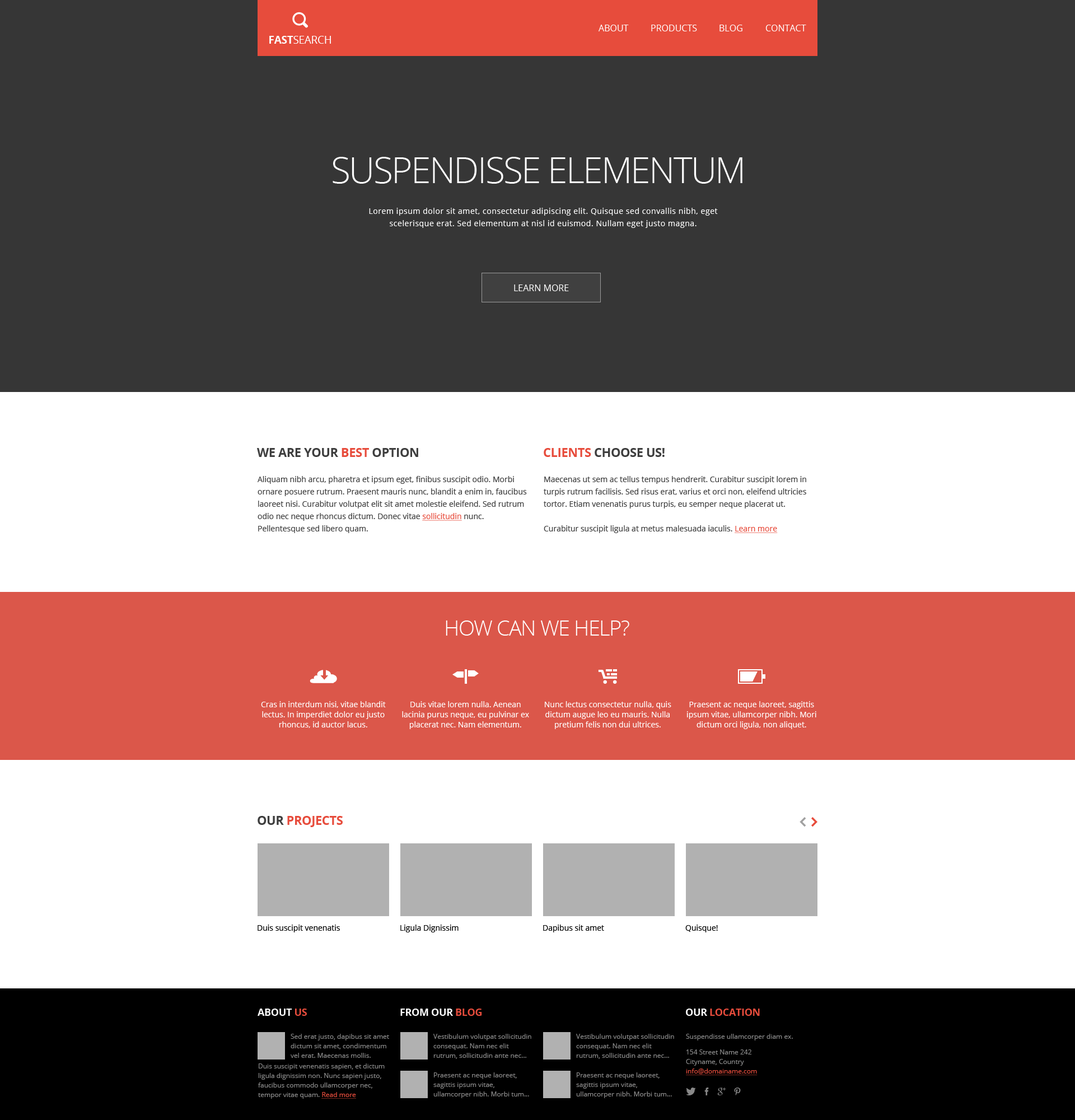
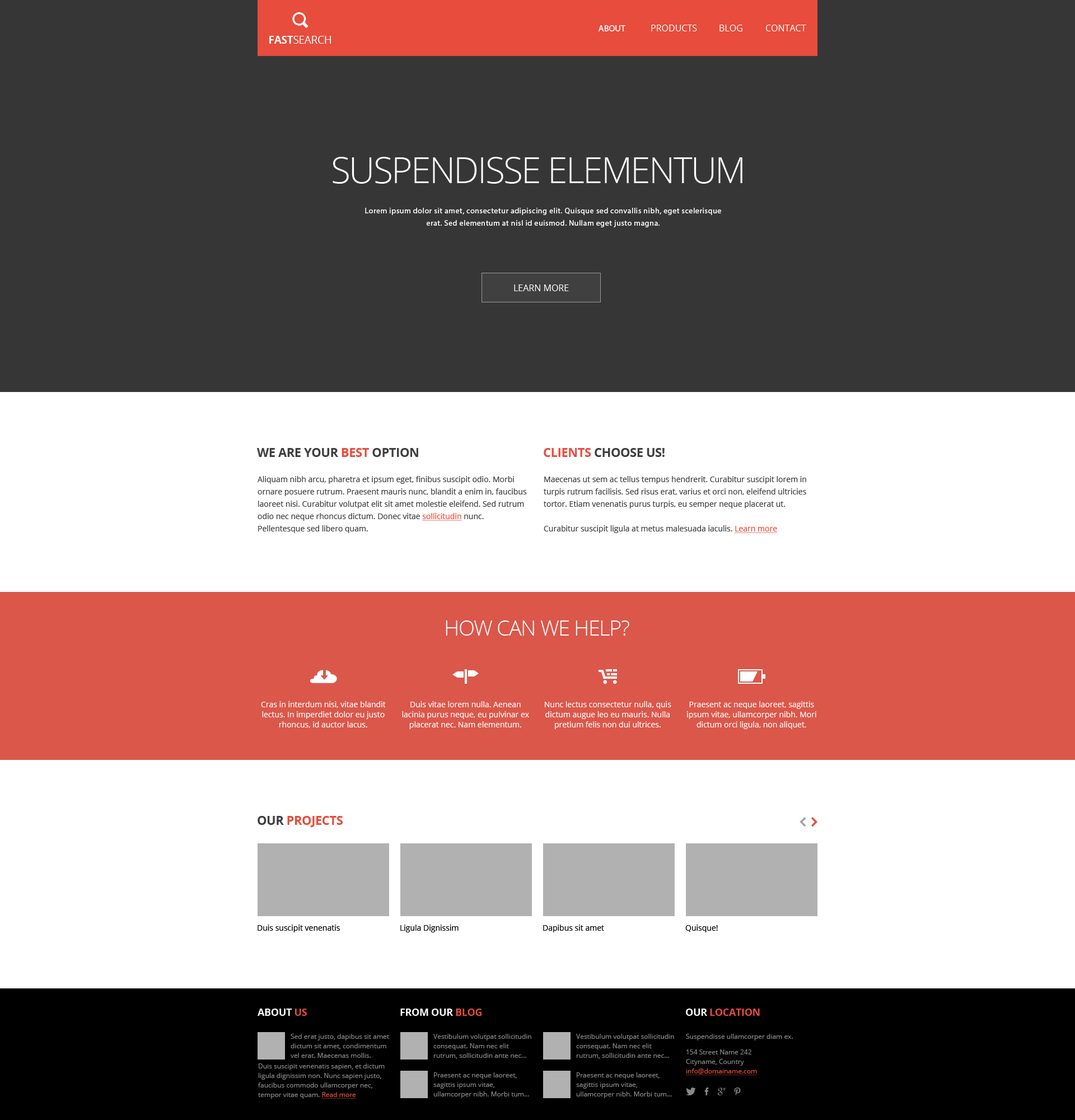
Layer changes from the first 1075x1120 image to the second:
painted on "About" over [598,24,629,32]
masked "Background" (1st of 4, in "Header" › "Menu") over [598,24,629,32]
painted on "Lorem ipsum dolor sit amet, consectetur adipiscing elit. Quisqu" over [364,207,722,228]
painted on "BATTERY 2", masked it over [740,670,758,672]
painted on "SIGNS", masked it over [456,670,476,676]
painted on "CADDY FULL", masked it over [597,669,617,684]
painted on "DOWNLOAD", masked it over [311,669,336,683]
painted on "Color overlay", masked it over [311,591,1075,760]
painted on "Next (hover)", masked it over [811,816,815,827]
painted on "Pinterest", masked it over [735,1087,741,1094]
painted on "Google+", masked it over [717,1087,726,1095]
painted on "Facebook", masked it over [704,1087,709,1092]
painted on "Twitter", masked it over [686,1087,696,1095]
